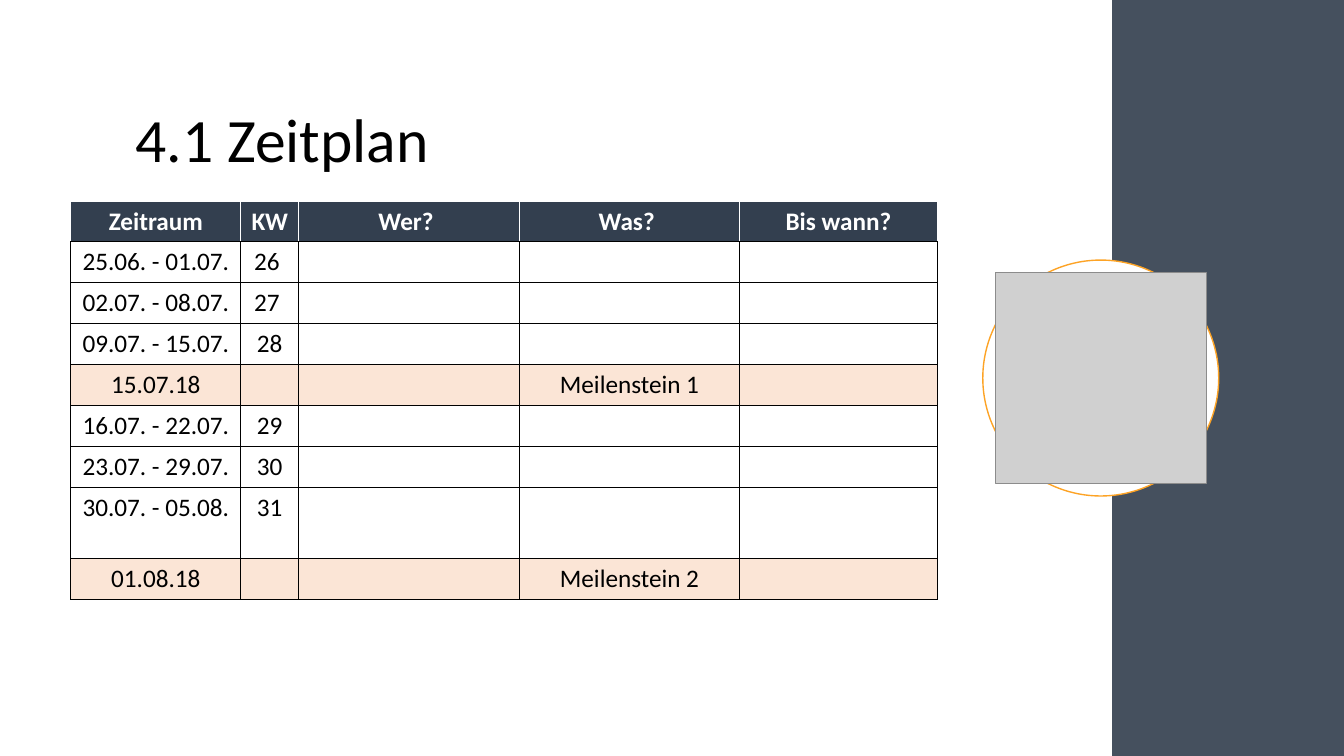
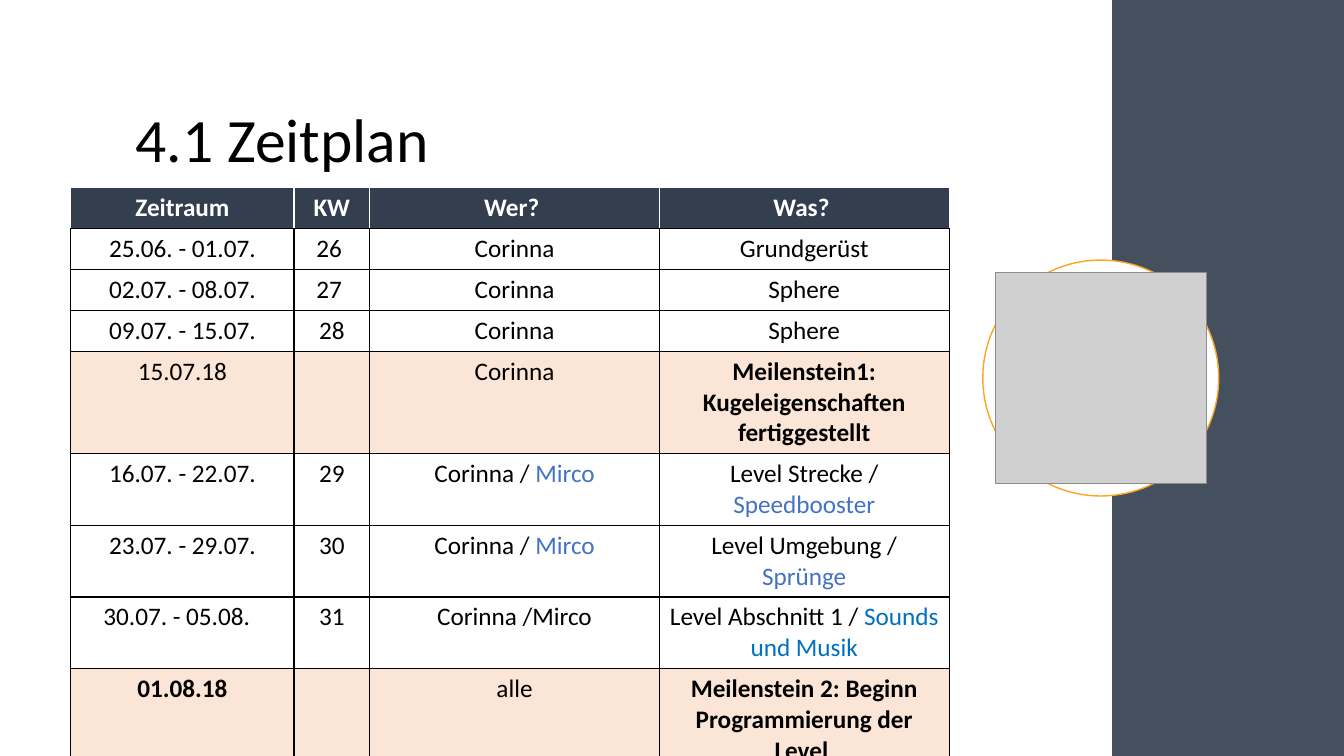
Before and after one commit to CorinnaPfarr/GDV_Kugelbunt, a slide deck: slide 5 of 29-Kugelbunt-Tom_Haupt-Corinna_Pfarr-Mirco_Schlichting-Leon_Schilings.pptx. Drawn at 1344x756 pixels with LibreOffice and Linux fonts; fonts in the diff are those of the drawing; grey boxes stand for pictures. Boxes give left, top, right and bottom in pixels: in the first picture for what was removed or moved away, otherwise in the second. Text is boxed around its words. In the diff, an @@ line names an element or a change of style, - is before the commit and + after.

```diff
--- a/29-Kugelbunt-Tom_Haupt-Corinna_Pfarr-Mirco_Schlichting-Leon_Schilings.pptx
+++ b/29-Kugelbunt-Tom_Haupt-Corinna_Pfarr-Mirco_Schlichting-Leon_Schilings.pptx
@@ table at [71, 188, 948, 756] @@
-column 3: Wer? |  |  |  |  |  |  |  | 
-column 4: Was? |  |  |  | Meilenstein 1 |  |  |  | Meilenstein 2
-column 5: Bis wann? |  |  |  |  |  |  |  | 
+column 3: Wer? | Corinna | Corinna | Corinna | Corinna | Corinna / Mirco | Corinna / Mirco | Corinna /Mirco | alle
+column 4: Was? | Grundgerüst | Sphere | Sphere | Meilenstein1: Kugeleigenschaften fertiggestellt | Level Strecke / Speedbooster | Level Umgebung / Sprünge | Level Abschnitt 1 / Sounds und Musik | Meilenstein 2: Beginn Programmierung der Level
@@ table: place and size @@
-table at [71, 201, 938, 592]
+table at [71, 188, 948, 756]
```
Also in this commit, not shown: 5 other slides changed, 4 other files.
